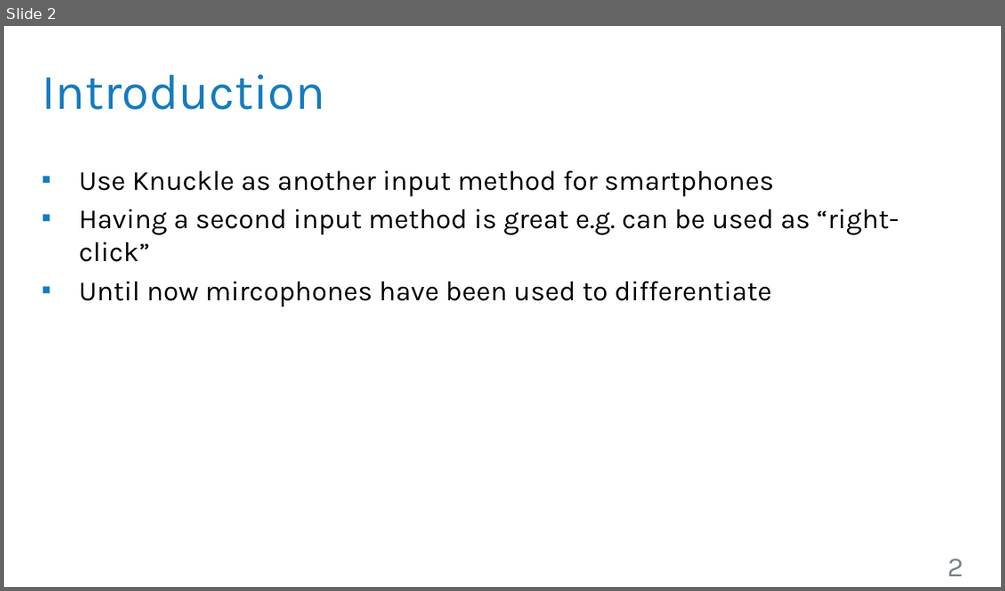
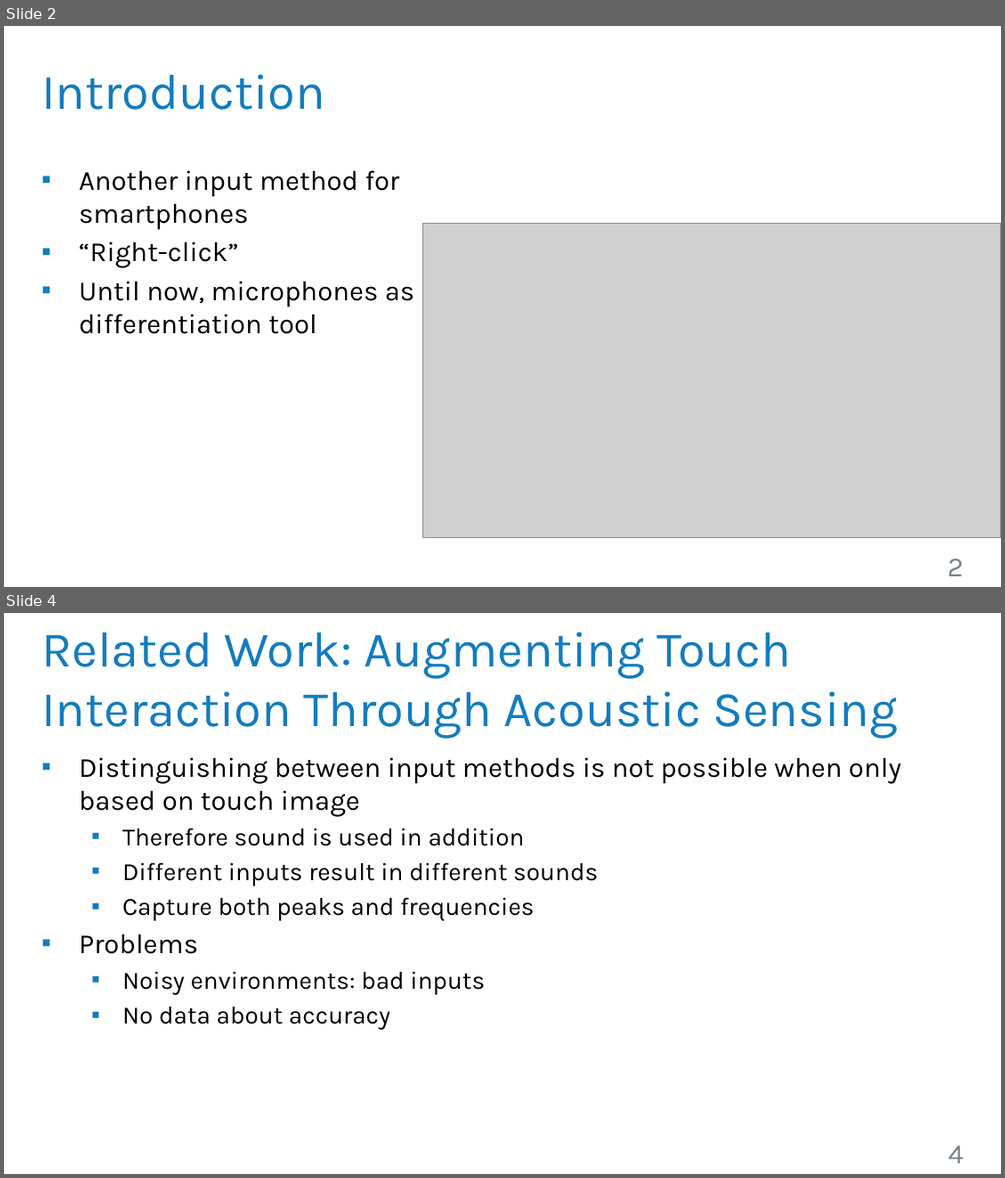
Before and after one commit to robsch94/FaPraKnuckleInput, a slide deck: FirstPresentation.pptx. Shown one above the other, each under a label of ours: slide 2 before the commit, slides 2 and 4 after it; the slides between them are not shown. The pictures are 1005x591 and 1005x1178 pixels, drawn with LibreOffice and Linux fonts; fonts in the diff are those of the drawing; grey boxes stand for pictures; background and template pictures are left out. Boxes give left, top, right and bottom in pixels: in the first picture for what was removed or moved away, otherwise in the second. Text is boxed around its words. In the diff, an @@ line names an element or a change of style, - is before the commit and + after.

```diff
--- a/FirstPresentation.pptx
+++ b/FirstPresentation.pptx
@@ slide 4 added at bbox=[4, 613, 1001, 1174], background #FFFFFF @@
@@ title added at bbox=[41, 632, 898, 738], 36 pt, text #137CBE @@
+Related Work: Augmenting Touch Interaction Through Acoustic Sensing
@@ text added at bbox=[79, 757, 901, 1030], 18 pt, text #000000 @@
+▪ Distinguishing between input methods is not possible when only based on touch image
+  ▪ Therefore sound is used in addition
+  ▪ Different inputs result in different sounds
+  ▪ Capture both peaks and frequencies
+▪ Problems
+  ▪ Noisy environments: bad inputs
+  ▪ No data about accuracy
@@ page number added at bbox=[948, 1145, 963, 1163], 20 pt, text #788388 @@
+4
@@ slide 2 changed as well @@
@@ text at bbox=[79, 170, 414, 334]: text changed @@
-▪ Use Knuckle as another input method for smartphones
-▪ Having a second input method is great e.g. can be used as “right-click”
-▪ Until now mircophones have been used to differentiate
+▪ Another input method for smartphones
+▪ “Right-click”
+▪ Until now, microphones as differentiation tool
@@ picture added at bbox=[422, 224, 1001, 539] @@
```
Also in this commit, not shown: 6 other slides changed, 2 other slides added, 3 slides removed.
